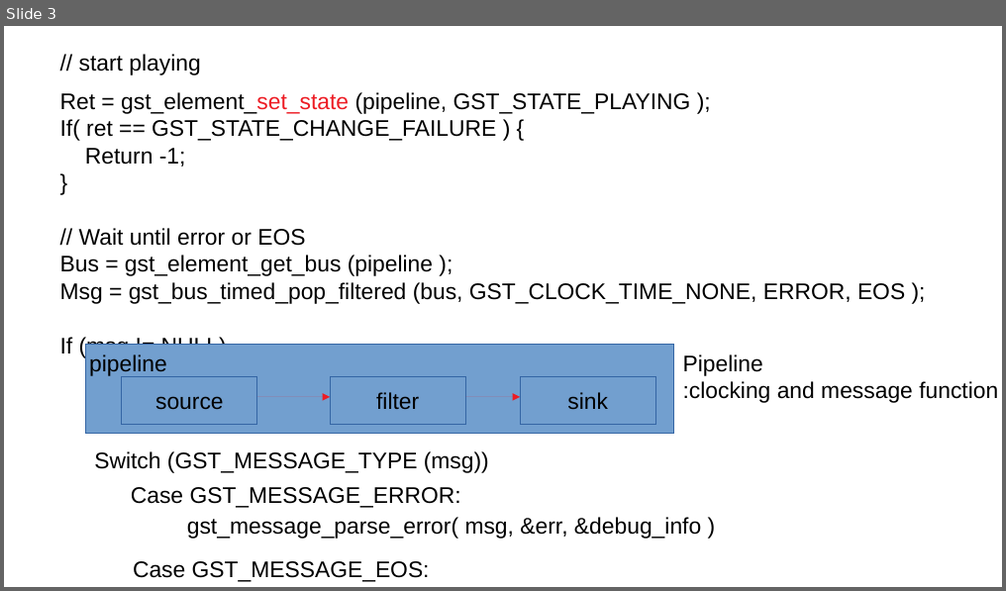
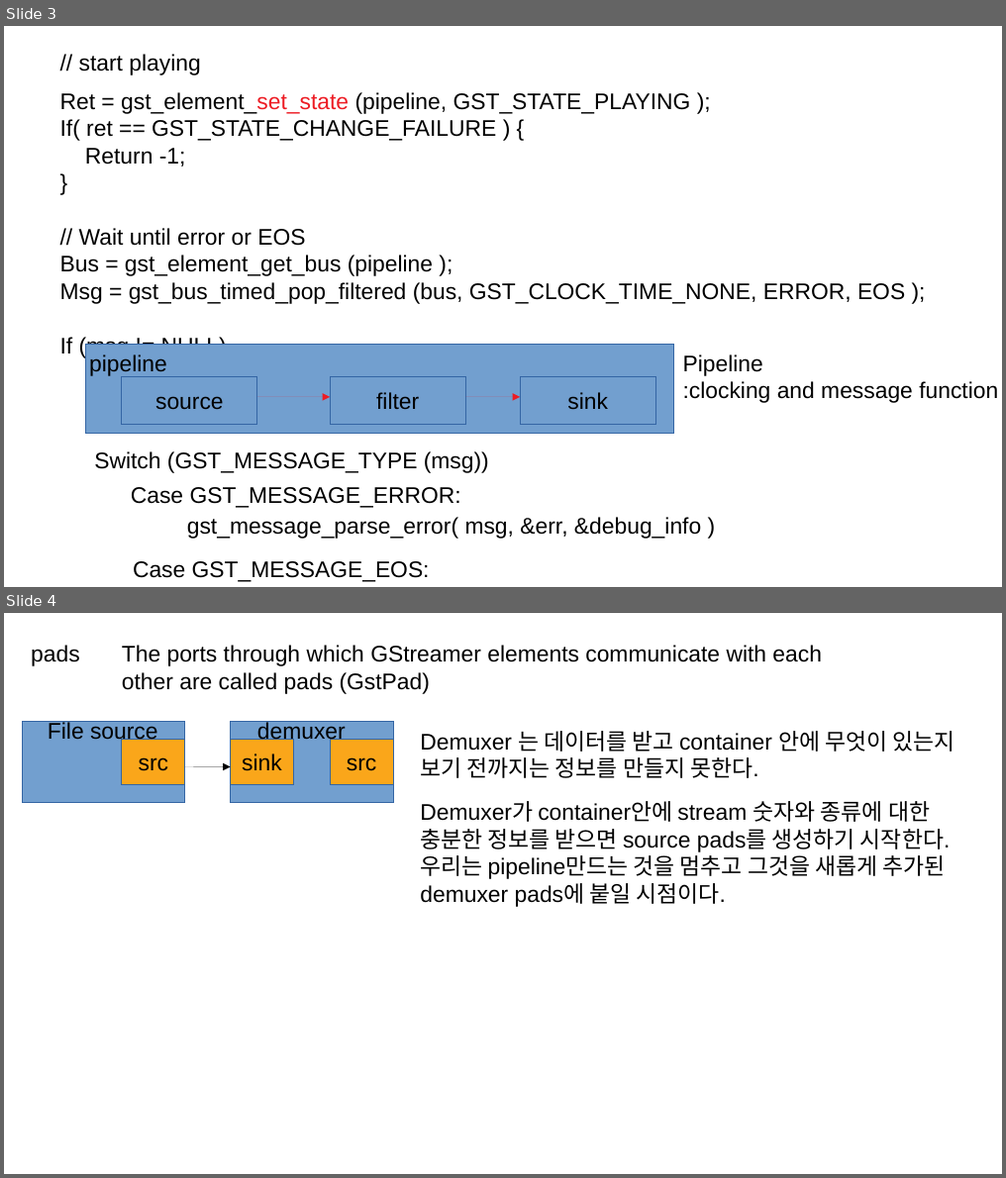
Before and after one commit to twoload/Software, a slide deck: opensource/gstreamer/myReview.odp. Shown one above the other, each under a label of ours: slide 3 before the commit, slides 3 and 4 after it. The pictures are 1006x591 and 1006x1178 pixels, drawn with LibreOffice and Linux fonts; fonts in the diff are those of the drawing. Boxes give left, top, right and bottom in pixels: in the first picture for what was removed or moved away, otherwise in the second. Text is boxed around its words. In the diff, an @@ line names an element or a change of style, - is before the commit and + after.

```diff
--- a/opensource/gstreamer/myReview.odp
+++ b/opensource/gstreamer/myReview.odp
@@ slide 4 added at [4, 613, 1002, 1174], background #FFFFFF @@
@@ text added at [31, 645, 80, 666], 18 pt, text #000000 @@
+pads
@@ text added at [122, 645, 822, 694], 18 pt, text #000000 @@
+The ports through which GStreamer elements communicate with each other are called pads (GstPad)
@@ rectangle added at [22, 722, 185, 803], fill #729FCF, outline #3465A4 0 pt @@
@@ text added at [48, 721, 158, 745], 18 pt, text #000000 @@
+File source
@@ rectangle added at [231, 722, 393, 803], fill #729FCF, outline #3465A4 0 pt @@
@@ text added at [257, 721, 346, 745], 18 pt, text #000000 @@
+demuxer
@@ text added at [420, 731, 955, 778], 18 pt, text #000000 @@
+Demuxer 는 데이터를 받고 container 안에 무엇이 있는지 보기 전까지는 정보를 만들지 못한다.
@@ rectangle added at [122, 740, 185, 785], fill #FAA61A, outline #3465A4 0 pt, 18 pt, text #000000 @@
+src
@@ rectangle added at [231, 740, 294, 785], fill #FAA61A, outline #3465A4 0 pt, 18 pt, text #000000 @@
+sink
@@ rectangle added at [330, 740, 393, 785], fill #FAA61A, outline #3465A4 0 pt, 18 pt, text #000000 @@
+src
@@ arrow added from (185, 766) to (231, 766), #000000 0 pt @@
@@ text added at [420, 801, 949, 907], 18 pt, text #000000 @@
+Demuxer가 container안에 stream 숫자와 종류에 대한 충분한 정보를 받으면 source pads를 생성하기 시작한다.
+우리는 pipeline만드는 것을 멈추고 그것을 새롭게 추가된 demuxer pads에 붙일 시점이다.
```
Also in this commit, not shown: 2 slides changed, 2 other slides added, 15 other files.
